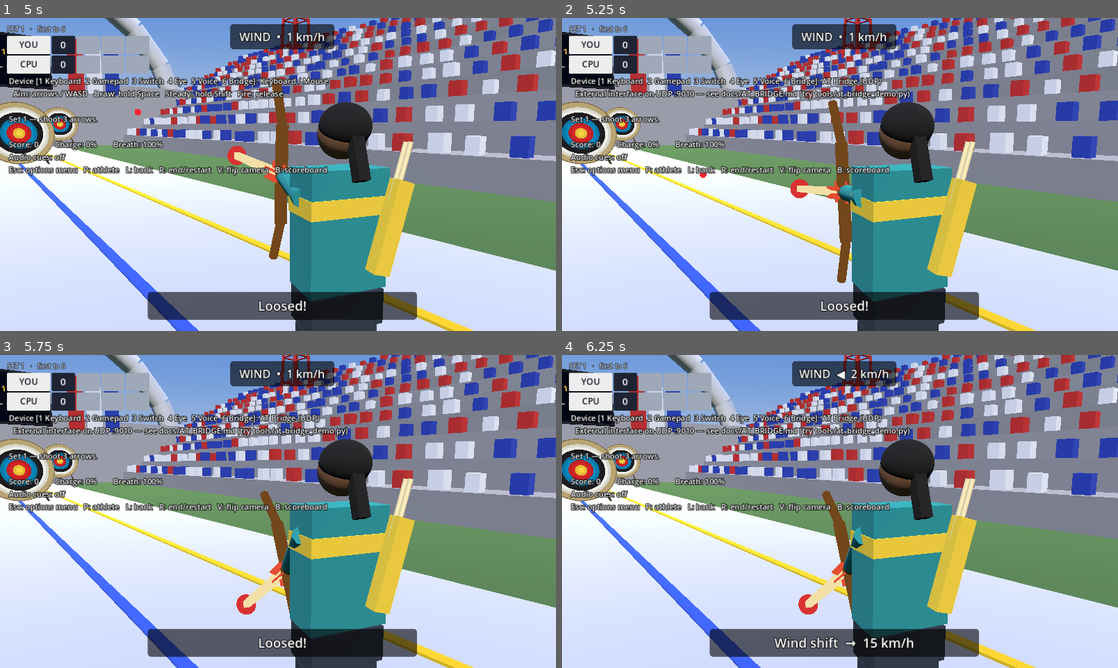
Above: before the commit, frames 1-4 (two rows, left to right).
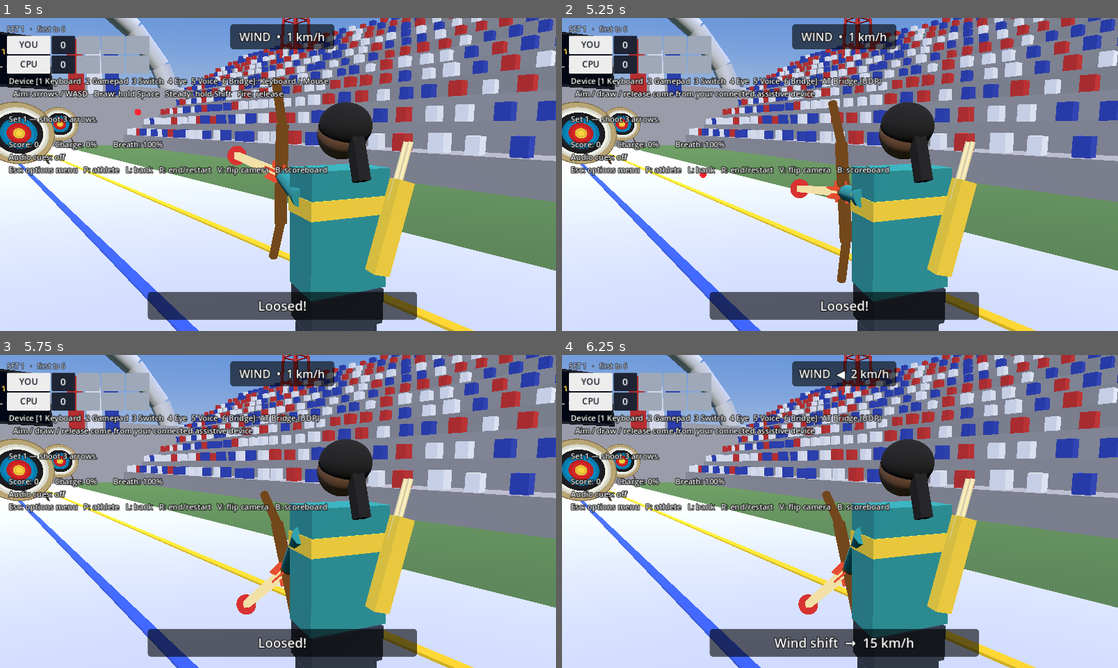
Above: after the commit, the same moments.

Repository: AbleGamers/AccessibleArchery
Game: Godot game, scene res://scenes/boot.tscn
Same seed, same stepped clock (60 frames per second), same inputs: the game is played once before the commit and once after it.
Inputs (mouse positions are in pixels of both pictures, inside the frame that each line leads up to):
- Up to frame 1 (5 s): tap Enter at 0.5, 3.5 s; move the mouse to (400, 158) at 0.52 s; hold D 0.53-1.25 s; tap Space (draw) at 0.6, 2, 2.3, 3.8 s; click (400, 158) at 0.67 s; drag from (166, 190) to (250, 237) at 1.27 s; move the mouse to (333, 105) at 2.02 s; hold D 2.03-2.75 s; tap Left (aim_left) at 2.1 s; drag from (250, 237) to (111, 127) at 2.77 s; move the mouse to (444, 221) at 3.52 s; hold A 3.53-4.25 s; tap Up (aim_up) at 3.6 s; drag from (111, 127) to (194, 96) at 4.27 s
- Up to frame 2 (5.25 s): tap Space (draw) at 5 s; move the mouse to (867, 174) at 5.02 s; hold S from 5.03 s (still down); tap 6 (scheme_bridge) at 5.1 s; click (867, 174) at 5.17 s
- Up to frame 3 (5.75 s): keep holding S; tap Space (draw) at 5.3 s
- Up to frame 4 (6.25 s): release S at 5.75 s; drag from (756, 433) to (728, 527) at 5.77 s

Frame 1 is identical in both runs. In frame 2, 1.1% of the frame differs, in the area x 2-63%, y 22-57%; in frame 3, 1.1%; in frame 4, 1.1%.

Commit message:
Playtest tuning: calmer default sway + declutter AT Bridge hint
- Halve default reticle sway (SWAY_BASE 1.3deg -> 0.65deg); the instability
  cue stays calibrated since it's normalized against SWAY_BASE.
- Drop the UDP :9010 developer note from the on-screen AT Bridge hint;
  wiring details stay in docs/AT_BRIDGE.md.

Diff:
--- a/scripts/accessibility/assist_settings.gd
+++ b/scripts/accessibility/assist_settings.gd
@@ -360,5 +360,7 @@
 		InputScheme.VOICE:
 			return "Say / debug keys: arrows=aim  Q=draw  E=loose  C=center"
 		InputScheme.BRIDGE:
-			return "External interface on UDP :9010 — see docs/AT_BRIDGE.md (try tools/at_bridge_demo.py)"
+			# Player-facing only; the wiring details (UDP :9010, demo client) live in
+			# docs/AT_BRIDGE.md so they never clutter the shooting view.
+			return "Aim / draw / release come from your connected assistive device"
 	return ""
--- a/scripts/gameplay/archery_controller.gd
+++ b/scripts/gameplay/archery_controller.gd
@@ -52,7 +52,7 @@
 ## manual release are identical. Over-hold past the breath and sway returns,
 ## growing harder and faster. Amplitude scales with AssistSettings.sway_scale
 ## (0 = always steady). Sway rotates only the aim pivot — never the camera.
-const SWAY_BASE := deg_to_rad(1.3)      # amplitude at full charge, unsteadied
+const SWAY_BASE := deg_to_rad(0.65)     # amplitude at full charge, unsteadied
 const OVERHOLD_GROWTH := 2.2            # amplitude growth per second over-held
 
 var _yaw: float = 0.0
